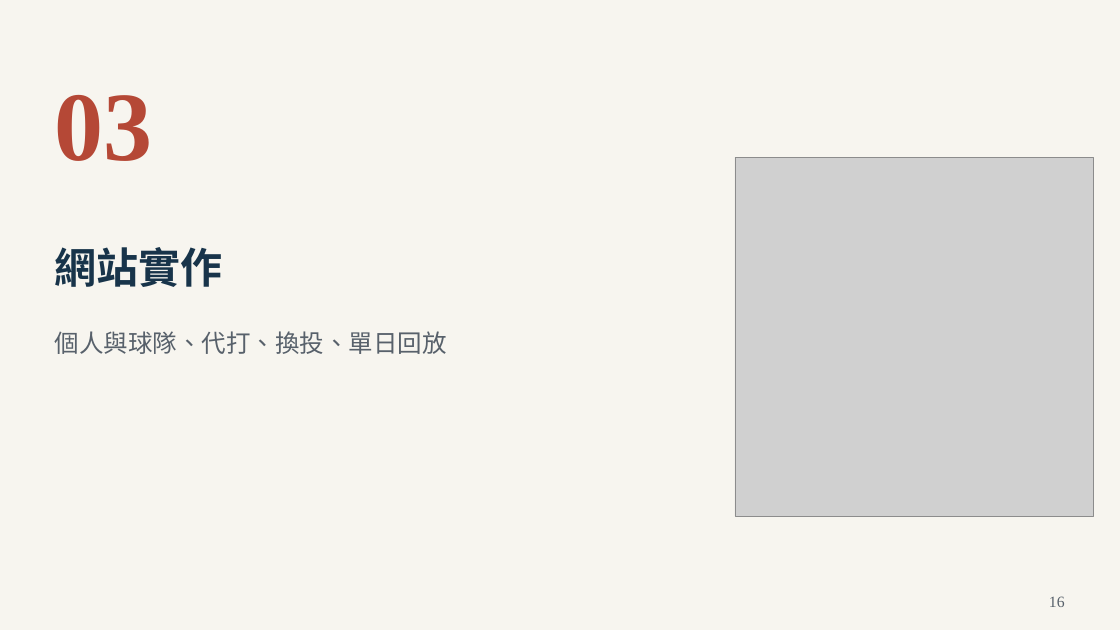
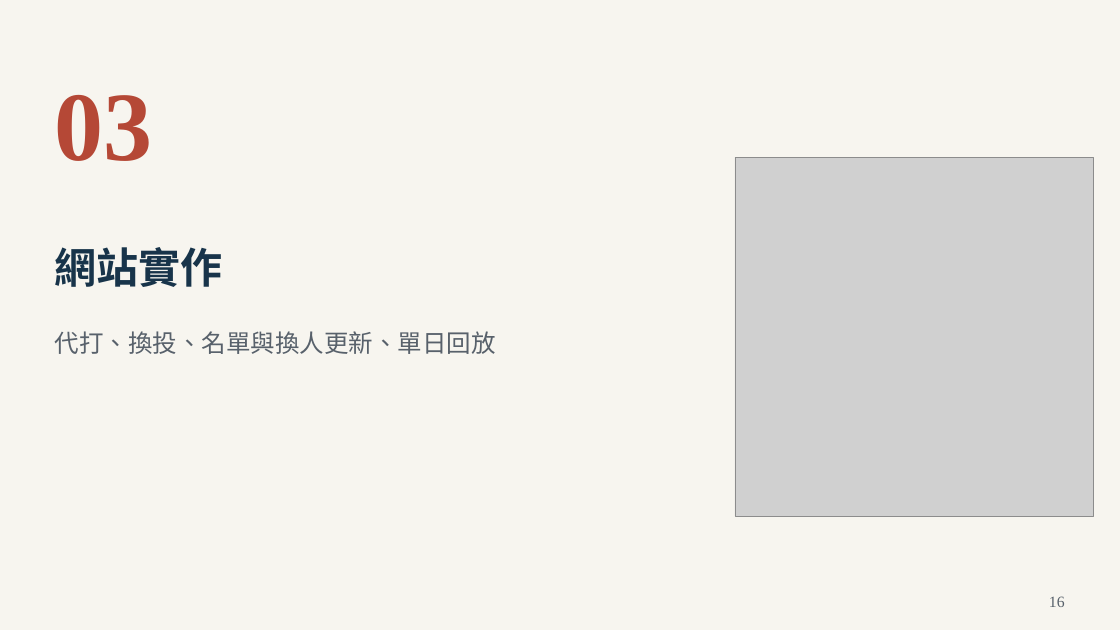
Before and after one commit to Da-Xiong-Chen/baseball_project, a slide deck: slide 16 of presentations/competition-2026/sync-20261115/一球兩面_臨場用人決策_2026球季版_38頁.pptx. Drawn at 1120x630 pixels with LibreOffice and Linux fonts; fonts in the diff are those of the drawing; grey boxes stand for pictures. Boxes give left, top, right and bottom in pixels: in the first picture for what was removed or moved away, otherwise in the second. Text is boxed around its words. In the diff, an @@ line names an element or a change of style, - is before the commit and + after.

```diff
--- a/presentations/competition-2026/sync-20261115/一球兩面_臨場用人決策_2026球季版_38頁.pptx
+++ b/presentations/competition-2026/sync-20261115/一球兩面_臨場用人決策_2026球季版_38頁.pptx
@@ text at box(55, 331, 496, 354): text changed @@
-個人與球隊、代打、換投、單日回放
+代打、換投、名單與換人更新、單日回放
```
Also in this commit, not shown: 1 other slide changed, 1 other file.
